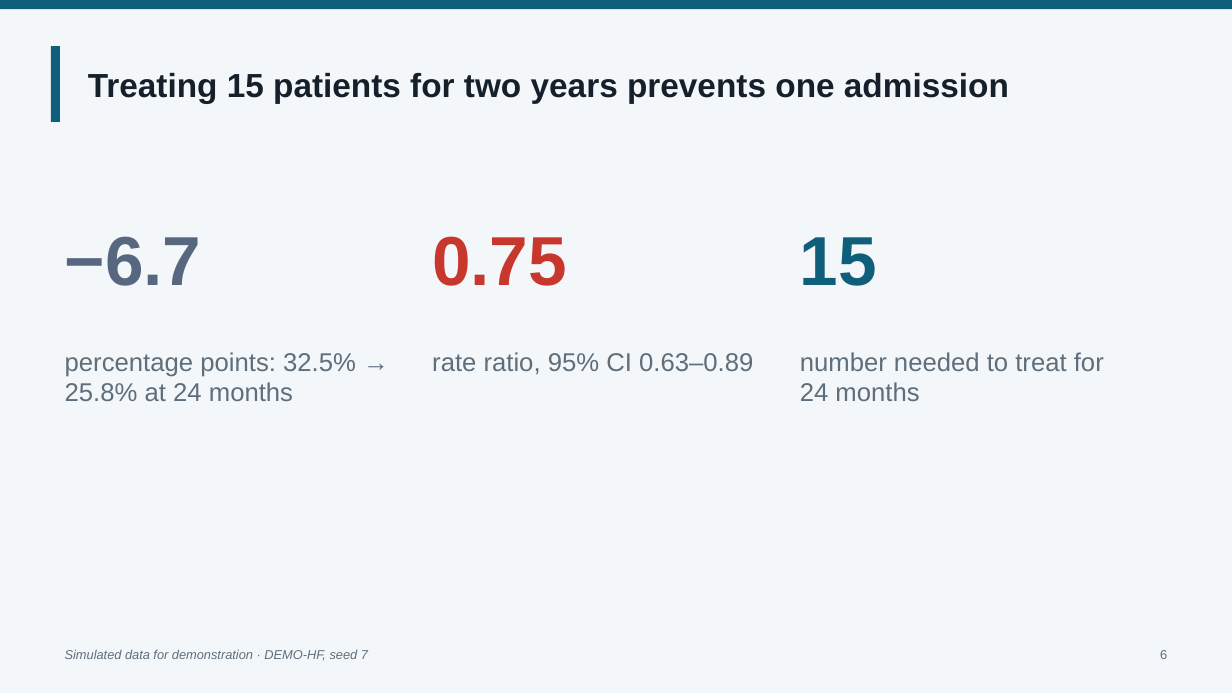
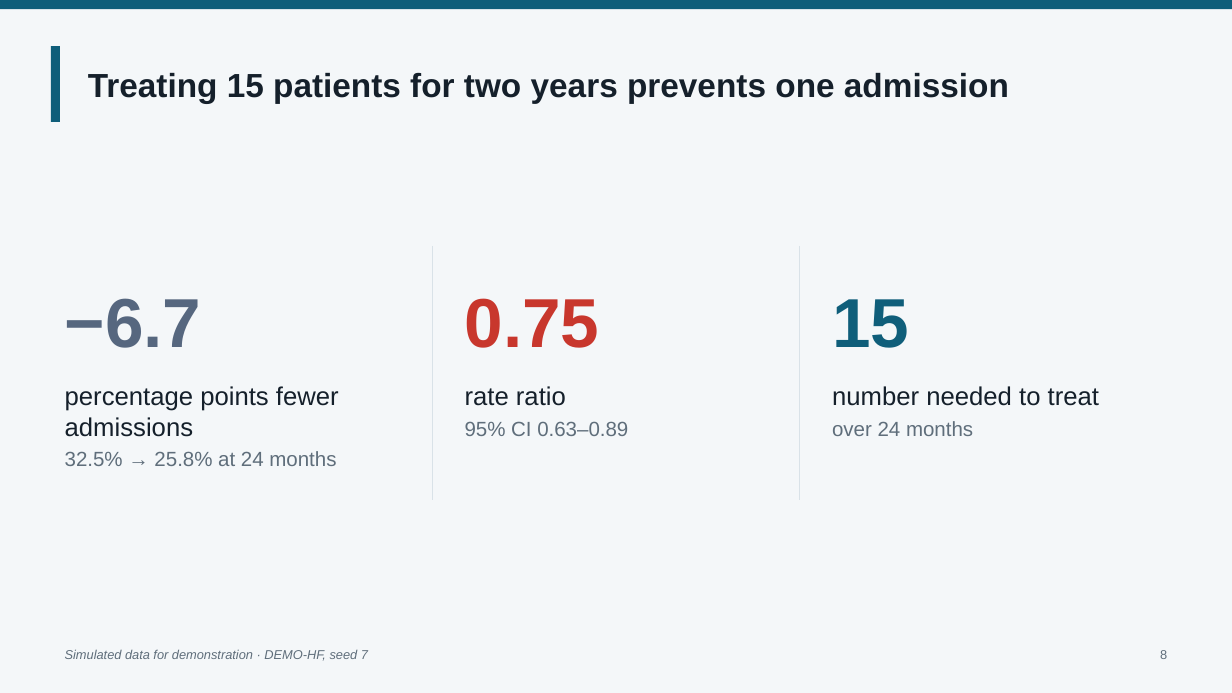
Before and after one commit to jackfeng94/medskill-panda, a slide deck: slide 8 of examples/demo-hf/pptx_en/out/demo-hf.pptx (slide 6 before the commit). Drawn at 1232x693 pixels with LibreOffice and Linux fonts; fonts in the diff are those of the drawing; background and template pictures are left out. Boxes give left, top, right and bottom in pixels: in the first picture for what was removed or moved away, otherwise in the second. Text is boxed around its words. In the diff, an @@ line names an element or a change of style, - is before the commit and + after.

```diff
--- a/examples/demo-hf/pptx_en/out/demo-hf.pptx
+++ b/examples/demo-hf/pptx_en/out/demo-hf.pptx
@@ text "−6.7": place and size @@
-text "−6.7" at (65, 236, 202, 286)
+text "−6.7" at (65, 298, 202, 348)
@@ line added from (433, 246) to (433, 500), #D9E2E8 1 pt @@
@@ vertical alignment top to bottom in 3 elements at (65, 298, 202, 348), (832, 299, 909, 348), (465, 298, 600, 348) @@
@@ text "0.75": place and size @@
-text "0.75" at (432, 236, 567, 286)
+text "0.75" at (465, 298, 600, 348)
@@ line added from (800, 246) to (800, 500), #D9E2E8 1 pt @@
@@ text "15": place and size @@
-text "15" at (800, 237, 877, 286)
+text "15" at (832, 299, 909, 348)
@@ text at (65, 386, 339, 466): text changed; text colour #5F6E7B to #15202B @@
-percentage points: 32.5% → 25.8% at 24 months
+percentage points fewer admissions
+32.5% → 25.8% at 24 months
@@ text at (465, 386, 628, 436): text changed; size 20 to 16 pt @@
-rate ratio, 95% CI 0.63–0.89
+rate ratio
+95% CI 0.63–0.89
@@ text at (832, 386, 1099, 436): text changed; text colour #5F6E7B to #15202B @@
-number needed to treat for 24 months
+number needed to treat
+over 24 months
```
Also in this commit, not shown: 5 other slides changed, 6 slides added, 30 other files.
